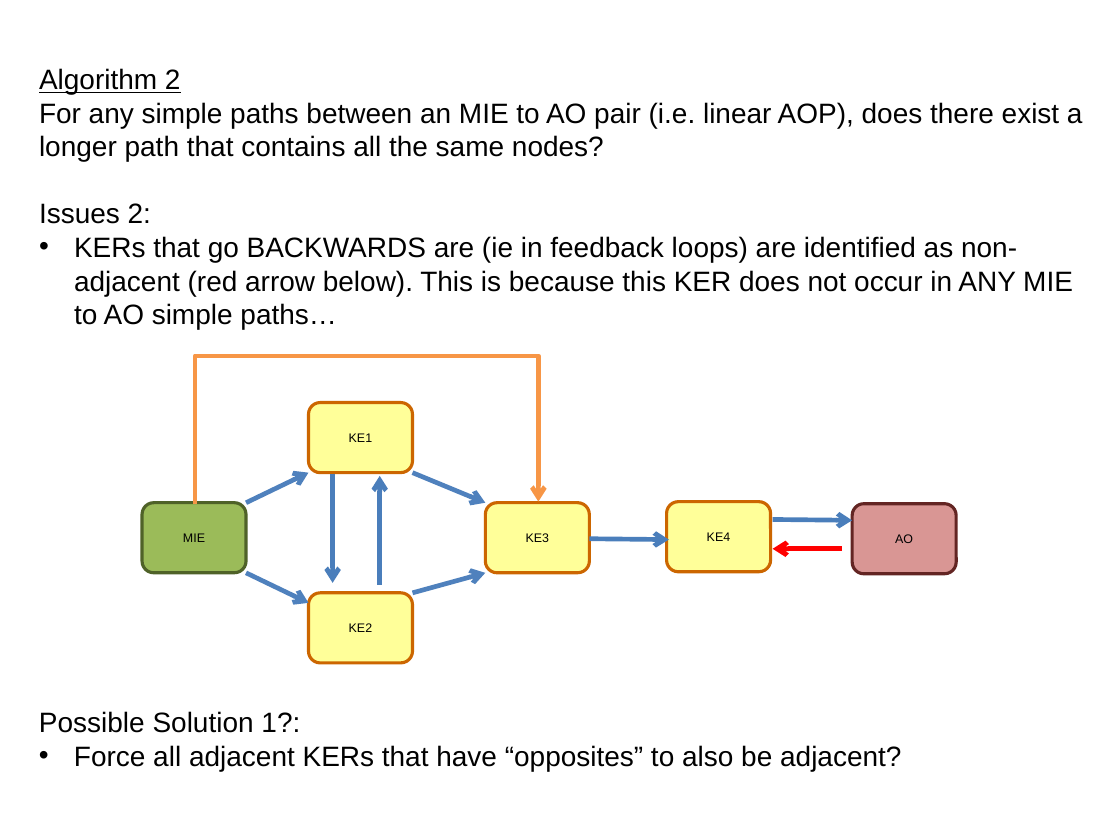
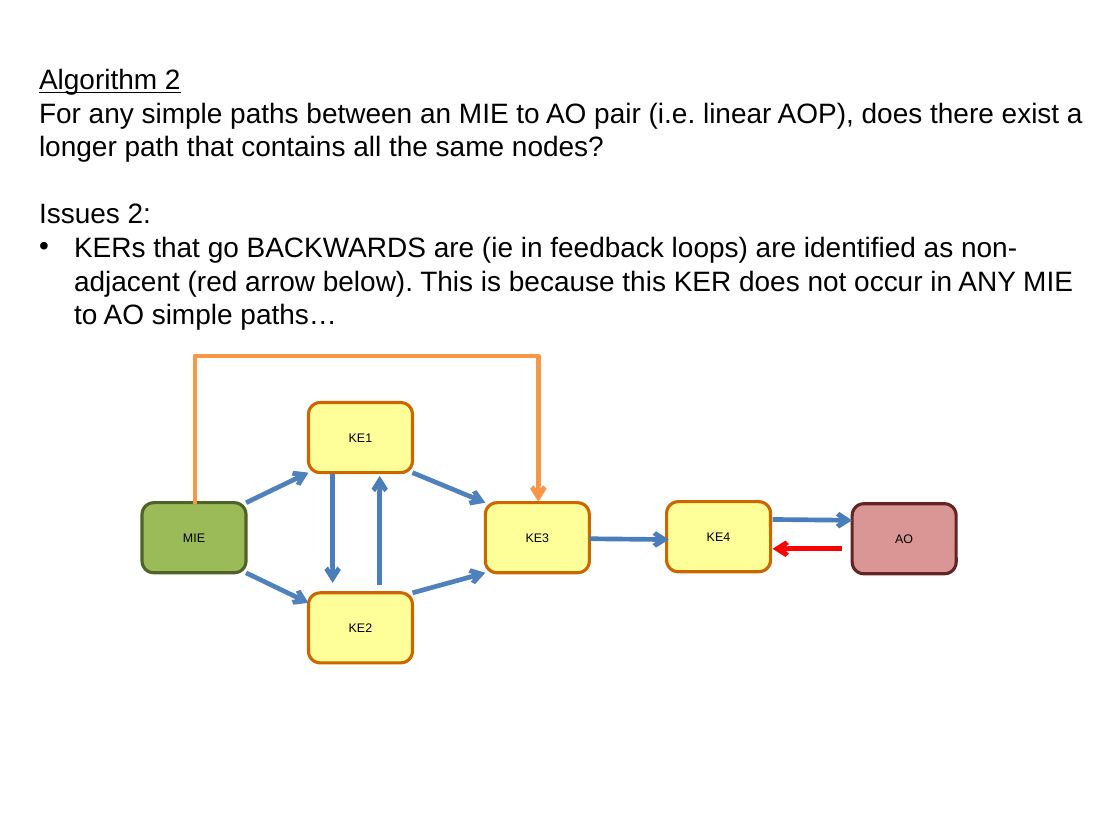
Before and after one commit to npollesch/AOPWiki, a slide deck: slide 12 of R_files_Jason/Adj-Algorithm.pptx. Drawn at 1120x840 pixels with LibreOffice and Linux fonts; fonts in the diff are those of the drawing. Boxes give left, top, right and bottom in pixels: in the first picture for what was removed or moved away, otherwise in the second. Text is boxed around its words. In the diff, an @@ line names an element or a change of style, - is before the commit and + after.

```diff
--- a/R_files_Jason/Adj-Algorithm.pptx
+++ b/R_files_Jason/Adj-Algorithm.pptx
@@ text removed at [39,711,901,771] @@
-Possible Solution 1?:
-• Force all adjacent KERs that have “opposites” to also be adjacent?
```
Also in this commit, not shown: 6 slides added, 3 slides removed, 17 other files.
